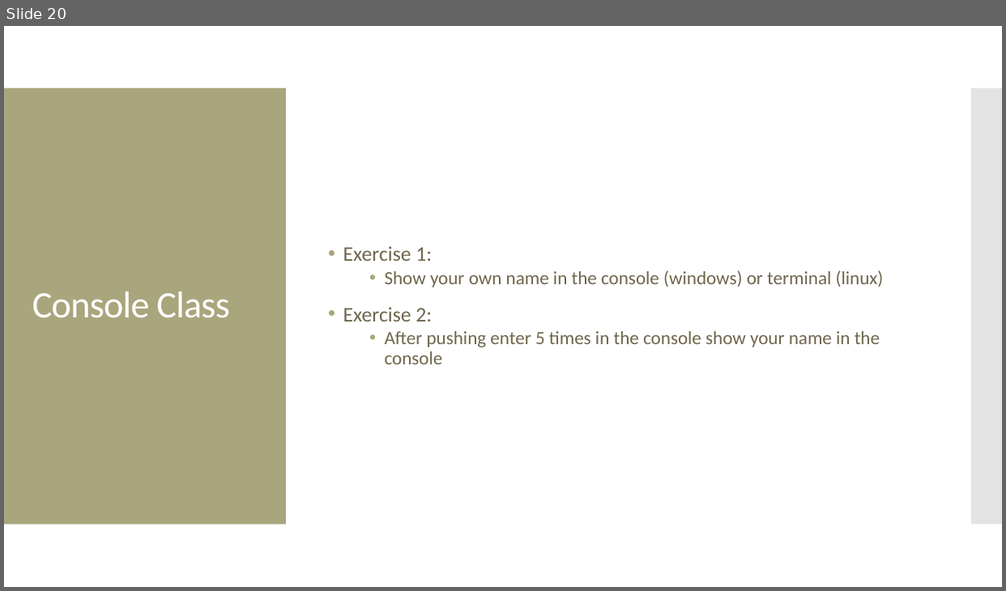
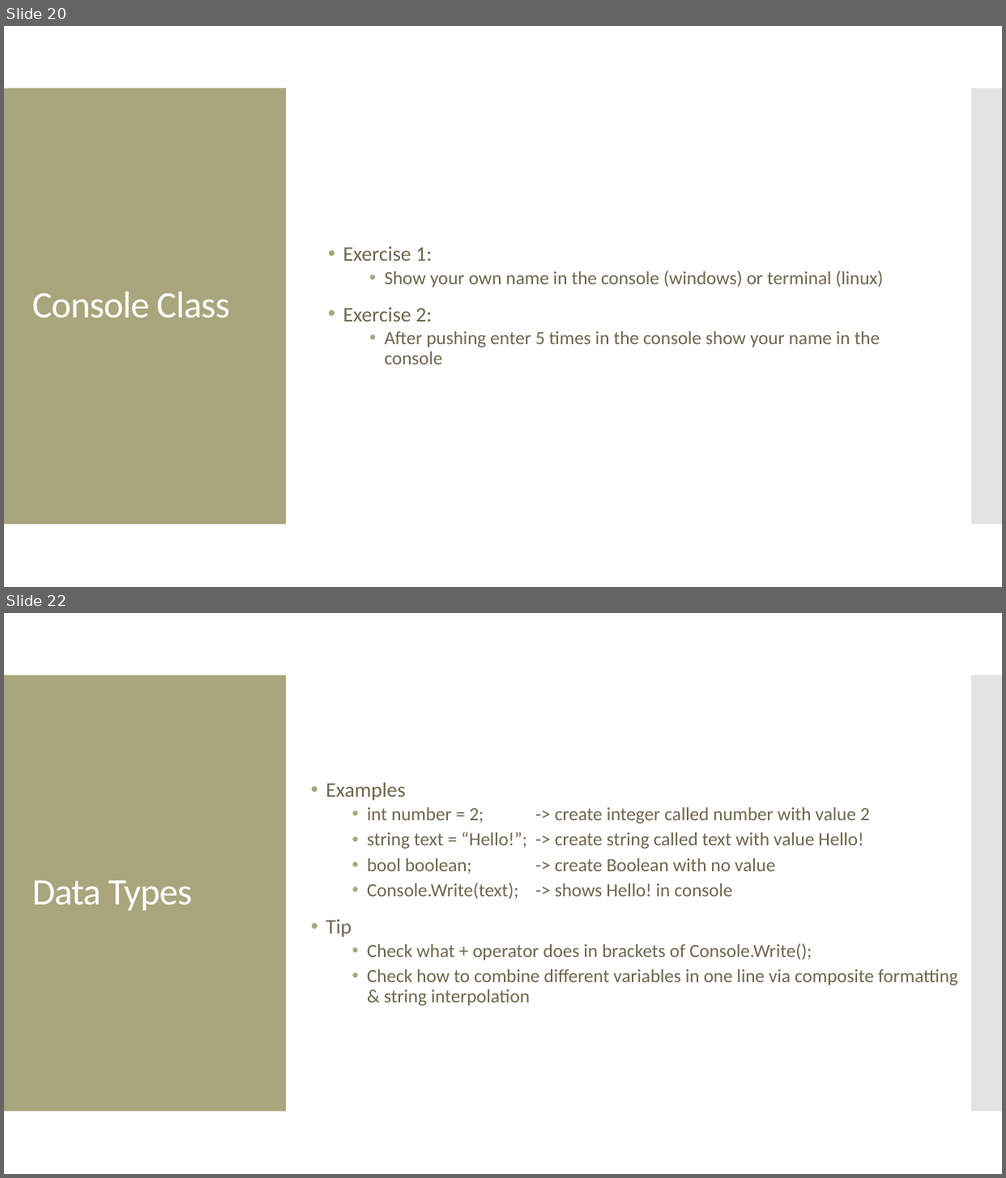
Before and after one commit to Manny-Apsel/.NET-C-Workshop, a slide deck: Presentation.pptx. Shown one above the other, each under a label of ours: slide 20 before the commit, slides 20 and 22 after it; the slides between them are not shown. The pictures are 1006x591 and 1006x1178 pixels, drawn with LibreOffice and Linux fonts; fonts in the diff are those of the drawing. Boxes give left, top, right and bottom in pixels: in the first picture for what was removed or moved away, otherwise in the second. Text is boxed around its words. In the diff, an @@ line names an element or a change of style, - is before the commit and + after.

```diff
--- a/Presentation.pptx
+++ b/Presentation.pptx
@@ slide 22 added at (4, 613, 1002, 1174), background #FFFFFF; not listed: 2 template elements that a slide beside it also shows @@
@@ text added at (326, 782, 958, 1006), 18 pt, text #6F664C @@
+• Examples
+  • int number = 2; -> create integer called number with value 2
+  • string text = “Hello!”; -> create string called text with value Hello!
+  • bool boolean; -> create Boolean with no value
+  • Console.Write(text); -> shows Hello! in console
+• Tip
+  • Check what + operator does in brackets of Console.Write();
+  • Check how to combine different variables in one line via composite formatting & string interpolation
@@ title added at (32, 880, 193, 911), 36 pt, text #FFFFFF @@
+Data Types
```
Also in this commit, not shown: 1 slide changed, 2 other slides added.
